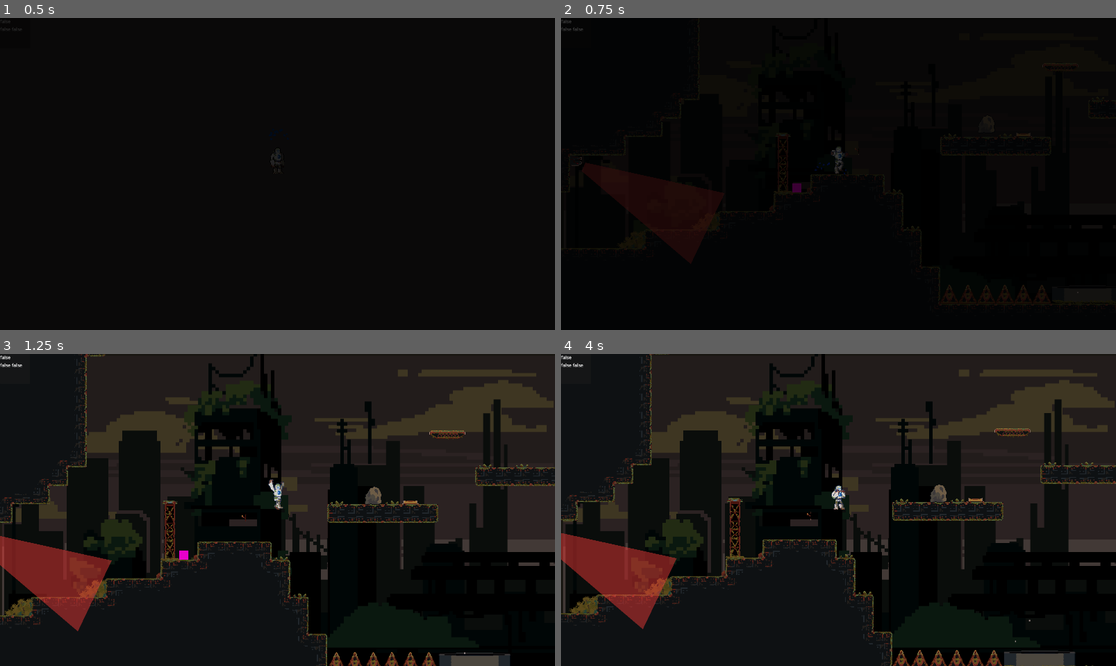
Above: before the commit, frames 1-4 (two rows, left to right).
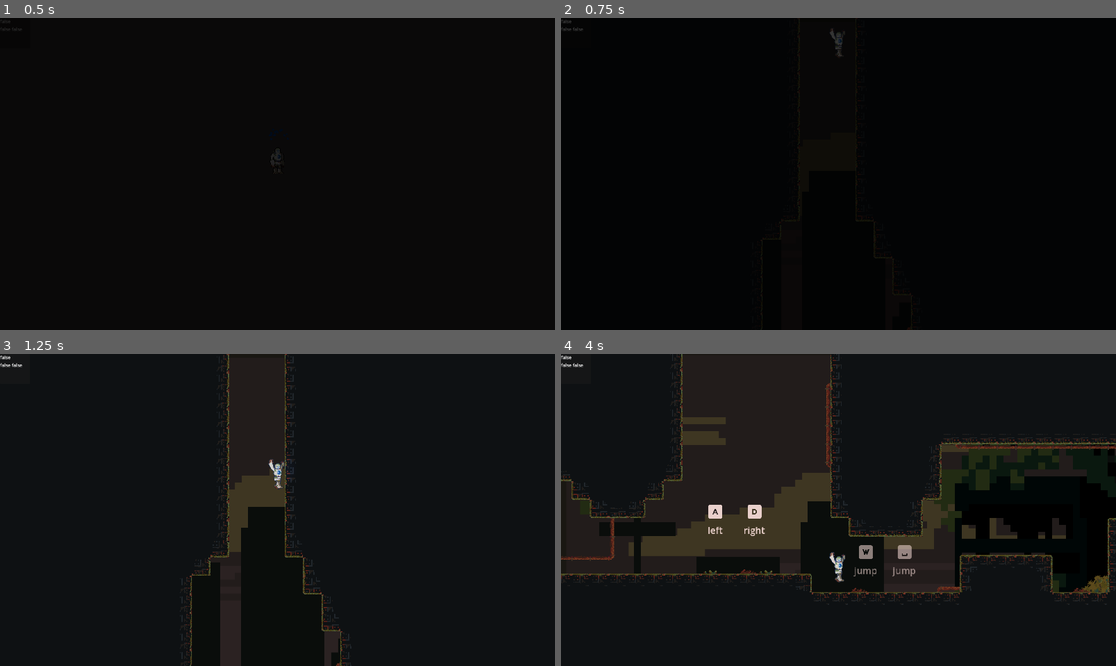
Above: after the commit, the same moments.

Repository: DevFTB/GMTK2024
Game: Godot game, scene res://main.tscn
The game is run twice, just before and just after one commit, with the same random seed, the same clock (stepped at 60 frames per second) and the same inputs. Sound files missing from this copy of the repository are replaced by a short silence.
Inputs:
- Up to frame 1 (0.5 s): no input
- Up to frame 2 (0.75 s): hold D (move_right) from 0.53 s (still down); hold F (interact) from 0.53 s (still down)
- Up to frame 3 (1.25 s): keep holding D (move_right); keep holding F (interact); tap Space (jump) at 0.77 s
- Up to frame 4 (4 s): release F (interact) at 1.28 s; tap F (interact) at 1.35, 2.85 s; tap Space (jump) at 1.52, 3.02, 3.77 s; release D (move_right) at 2.03 s; hold A (move_left) 2.03-2.78 s; hold F (interact) 2.03-2.78 s; hold D (move_right) from 2.78 s (still down); hold F (interact) from 3.53 s (still down)

Frame 1 is identical in both runs. In frame 2, 4.0% of the frame differs, in the area x 1-99%, y 3-100%; in frame 3, 27%; in frame 4, 32%, in the area x 0-100%, y 0-100%.
Error before the commit: Assertion failed: music old_main not in musicdictionary (res://level/WorldLevels.gd:12)

Commit message:
fixes so main scene works again

Diff:
--- a/level/WorldLevels.gd
+++ b/level/WorldLevels.gd
@@ -9,5 +9,7 @@
 	return levels[level_name]
 
 func get_music(level_name: String) -> AudioStream:
-	assert(level_music.has(level_name), "music %s not in musicdictionary" % level_name)
+	if not level_music.has(level_name):
+		push_warning("level %s has no music in level_music dictionary" % level_name)
+		return null
 	return level_music[level_name]
--- a/level/world.gd
+++ b/level/world.gd
@@ -21,7 +21,9 @@
 	player.killed.connect(_on_player_kill)
 
 	load_level(levels.get_level(start_level_name), start_spawn_point)
-	queue_music(levels.get_music(start_level_name))
+	var level_music = levels.get_music(start_level_name)
+	if level_music:
+		queue_music(level_music)
 
 func _on_player_kill() -> void:
 	player.global_position = spawn_point.global_position
@@ -58,7 +60,9 @@
 
 func _on_level_transition(level_name: String, spawn_point_name: String):
 	load_level(levels.get_level(level_name), spawn_point_name)
-	queue_music(levels.get_music(level_name))
+	var level_music = levels.get_music(start_level_name)
+	if level_music:
+		queue_music(level_music)
 
 # TODO: seems to be an error that changle_level is already connected. not causing any grif at the moment, but could be connected to the prior issue
 func connect_level_transitions(new_level: Level):
--- a/main.tscn
+++ b/main.tscn
@@ -1,9 +1,10 @@
-[gd_scene load_steps=10 format=3 uid="uid://cmo01t4laheco"]
+[gd_scene load_steps=11 format=3 uid="uid://cmo01t4laheco"]
 
 [ext_resource type="Script" path="res://main.gd" id="1_rs1g5"]
 [ext_resource type="Script" path="res://level/world.gd" id="2_lml2l"]
 [ext_resource type="Resource" uid="uid://ca0ien87if0hp" path="res://level/world_levels.tres" id="3_s4mag"]
 [ext_resource type="PackedScene" uid="uid://ddwfgepcoitce" path="res://entity/player/player.tscn" id="3_yqlic"]
+[ext_resource type="PackedScene" uid="uid://dgq0imk2hl3xo" path="res://level/components/sound & fx/music_player.tscn" id="5_8hhnd"]
 [ext_resource type="Script" path="res://level/level_transition_screen.gd" id="7_s8hre"]
 [ext_resource type="Script" path="res://gui/debug_gui.gd" id="13_26jet"]
 
@@ -26,13 +27,13 @@
 script = ExtResource("2_lml2l")
 levels = ExtResource("3_s4mag")
 level_transition_screen = NodePath("../CanvasLayer/LevelTransitionScreen")
-start_level_name = "old_main"
-start_spawn_point = "SpawnPoint1"
 
 [node name="Player" parent="World" instance=ExtResource("3_yqlic")]
 collision_mask = 27
 
 [node name="SpawnPoint" type="Node2D" parent="World"]
+
+[node name="MusicPlayer" parent="World" instance=ExtResource("5_8hhnd")]
 
 [node name="WorldEnvironment" type="WorldEnvironment" parent="World"]
 environment = SubResource("Environment_yrqld")
